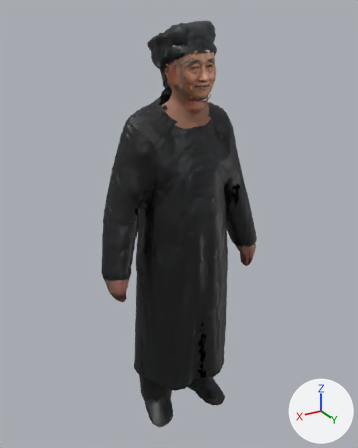
What one commit did to the glTF model public/models/ma/nhanvat/tp-023.glb.
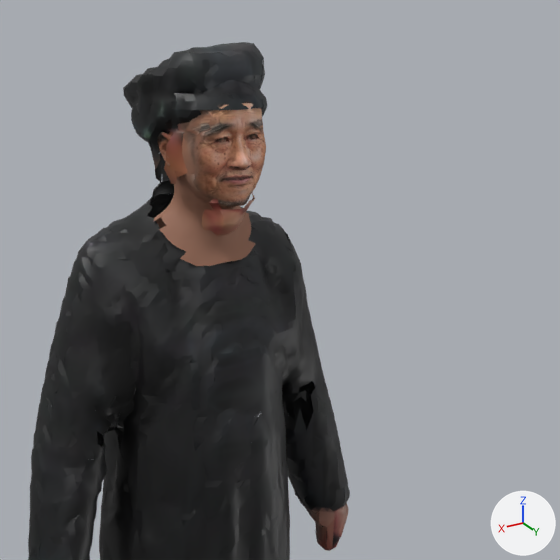
Each version is shown whole from a camera (50 mm lens) standing at (0.925, 1.517, 1.649) and looking at (-0.003, -0.03, 0.876), then close up on the part from 25% to 100% of the width and 0% to 60% of the height. Lighting does not change. The marker at lower right points along +X, +Y and +Z. The first two pictures are the older version. Vertices at exactly the same position are counted once.

The first close-up shows 'Body'.
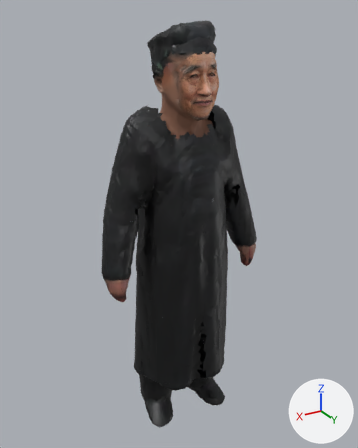
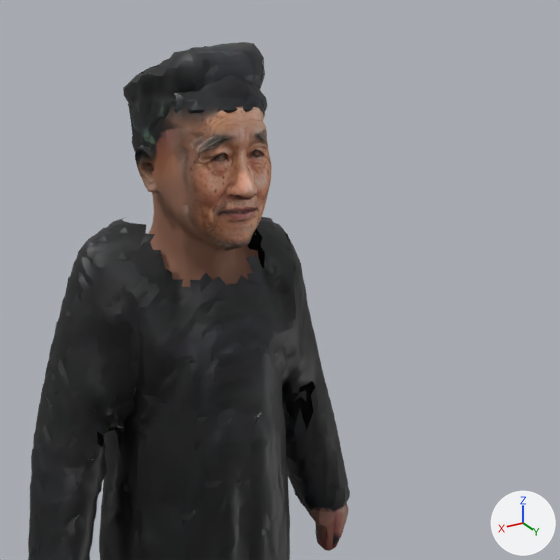
Where the change shows, as pixel boxes (x1, y1, x2, y2) in the close-ups (560 x 560 px; the box of a moved part takes in the faces that stretch with it):
part 1 of me_body, moved or reshaped: before (124, 65, 266, 292); after (122, 46, 271, 305)
part 2 of me_body, surface changed: before (197, 112, 260, 157); after (235, 112, 248, 171)

Edits to the bpy script that builds the scene:
```text
Change me_body:
    used by ob_body; location = (0.0, 0.0, 0.0)
    remove me_body.from_pydata(...)  # 16722 vertices, 24408 faces; spans x -0.34..0.34, y -0.16..0.16, z 0.0..1.62
    add me_body.from_pydata(...)  # 16571 vertices, 23559 faces; spans x -0.34..0.34, y -0.16..0.16, z 0.0..1.62
    me_body part 1: 313 vertices moved within x -0.09..0.09, y -0.07..0.14, z 1.31..1.59; 4641 vertices removed from x -0.14..0.11, y -0.13..0.15, z 1.24..1.59; 4490 vertices added at x -0.16..0.13, y -0.14..0.16, z 1.17..1.61
    me_body part 2: 33 kept faces spanning x -0.04..0.06, y 0.1..0.14, z 1.44..1.53 get new texture (UV) coordinates
```
